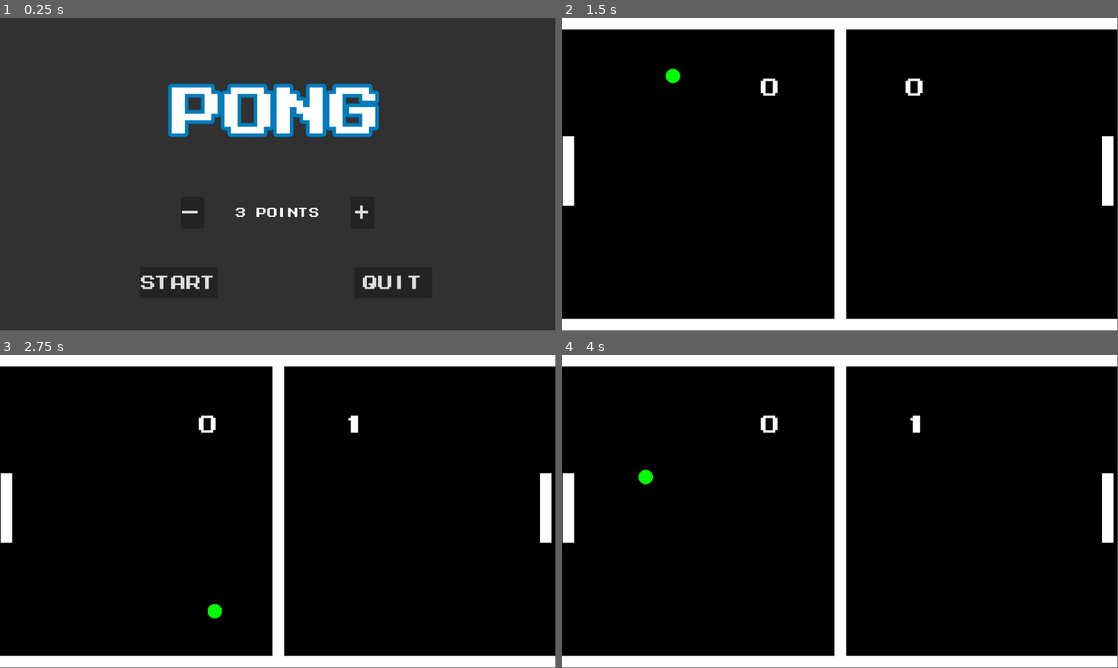
Above: before the commit, frames 1-4 (two rows, left to right).
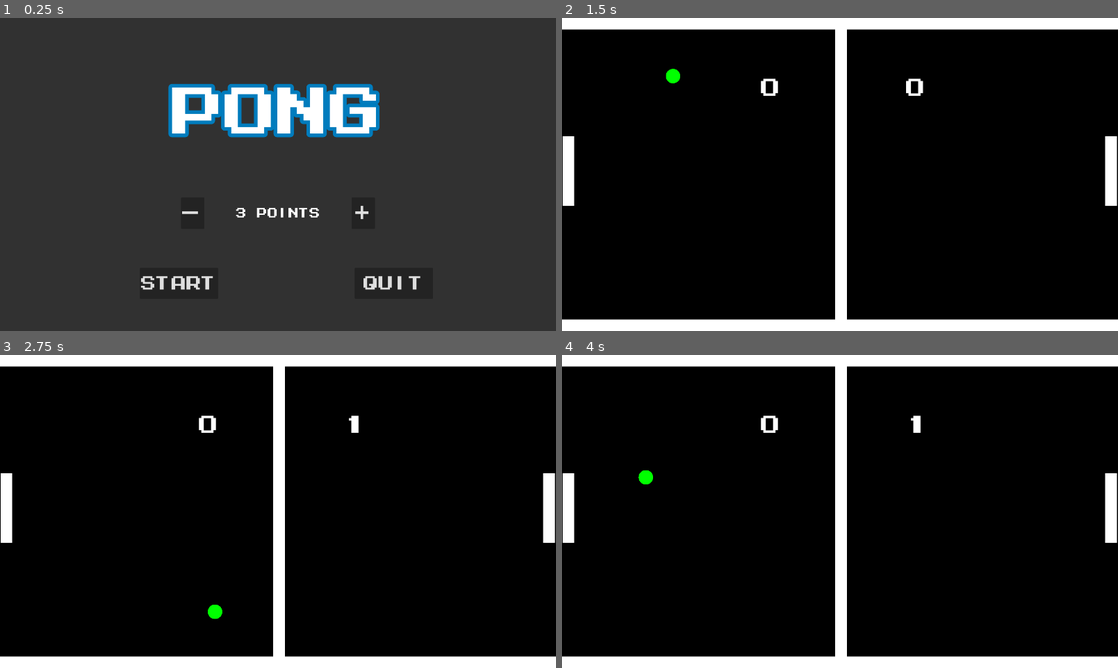
Above: after the commit, the same moments.

Repository: SpareTimeDev365/prototype-dev
Game: Godot game, scene res://scenes/game.tscn
Two runs of this game, one before a commit and one after it. Both use one fixed random seed, a clock stepped at 60 frames per second and the inputs below.
Inputs:
- Up to frame 1 (0.25 s): no input
- Up to frame 2 (1.5 s): click "Start" at 0.5 s; tap Enter at 1.25 s
- Up to frame 3 (2.75 s): no input
- Up to frame 4 (4 s): no input
In our replay, the window is 799x449 before the commit and 800x450 after it. These sizes can differ from the game's own. Grey fills any space a smaller window leaves; there, only what the larger window draws over its background counts as a difference.

The runs differ from the first frame. In frame 1, 1.2% of the frame differs, in the area x 25-76%, y 20-87%; in frame 2, 1.2%, in the area x 0-100%, y 3-97%; in frame 3, 1.2%; in frame 4, 1.2%.

Commit message:
pong(fix): bug fixes & edit export settings

Diff:
--- a/20_Games_Challenge/pong/project.godot
+++ b/20_Games_Challenge/pong/project.godot
@@ -23,7 +23,7 @@
 
 window/size/viewport_width=1920
 window/size/viewport_height=1080
-window/size/resizable=false
+window/stretch/mode="viewport"
 
 [rendering]
 
--- a/20_Games_Challenge/pong/scenes/game.tscn
+++ b/20_Games_Challenge/pong/scenes/game.tscn
@@ -73,7 +73,7 @@
 
 [node name="paddle2" type="StaticBody2D" parent="."]
 process_mode = 1
-position = Vector2(1887, 408)
+position = Vector2(1896, 408)
 script = ExtResource("1_yqjtg")
 move_speed = 500
 key_up = 4194320
--- a/20_Games_Challenge/pong/scripts/game.gd
+++ b/20_Games_Challenge/pong/scripts/game.gd
@@ -73,7 +73,9 @@
 ## Round End Actions
 func round_end():
 	print("Round:", current_round, " p1: ", p1_score, " ,p2: ", p2_score)
-	remove_child(ball)
+	# remove_child(ball)
+	if ball != null:
+		ball.queue_free()
 	round_over = true
 
 
@@ -130,4 +132,12 @@
 ## Game Quit Signal
 func _quit_game():
 	print("quit")
-	get_tree().quit()
+	if OS.has_feature("web"):
+		# NOTE: workaround on Web Quit, straight calling close() or window.close() will be block
+		## Method 1: close window workaround
+		#JavaScriptBridge.eval('window.open("about:blank", "_self");', true)
+		#JavaScriptBridge.eval("window.close();", true)
+		## Method 2: go to previous page
+		JavaScriptBridge.eval("history.back();", true)
+	else:
+		get_tree().quit()
Not shown, added: 20_Games_Challenge/pong/export_presets.cfg
